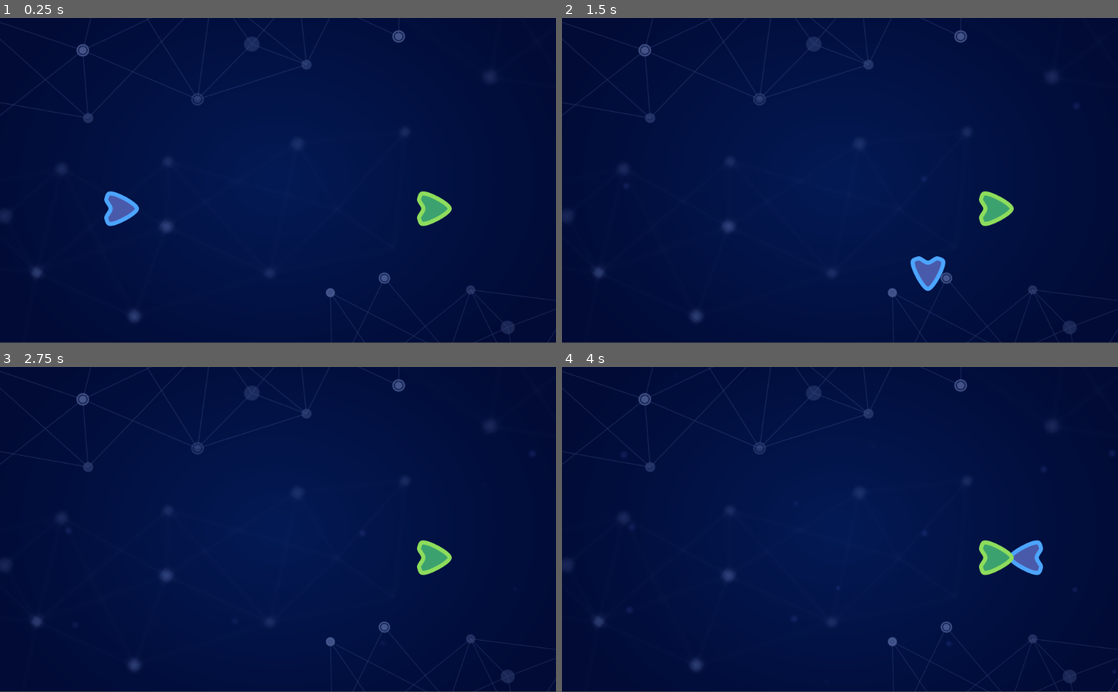
Above: before the commit, frames 1-4 (two rows, left to right).
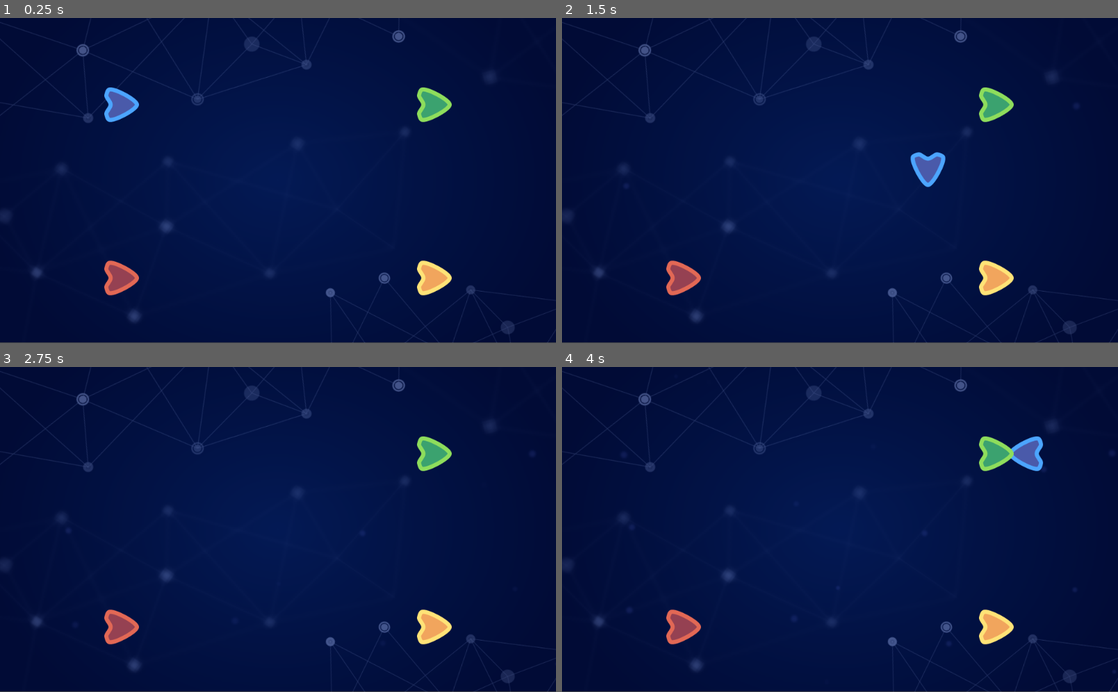
Above: after the commit, the same moments.

Repository: gdquest-demos/godot-mini-tuts-demos
Game: Godot game, scene res://Screens/Demo.tscn
The game is run twice, just before and just after one commit, with the same random seed, the same clock (stepped at 60 frames per second) and the same inputs.
Inputs:
- Up to frame 1 (0.25 s): no input
- Up to frame 2 (1.5 s): tap Enter at 0.5 s; hold D (move_right) 0.53-1.28 s; hold S (move_down) from 1.28 s (still down)
- Up to frame 3 (2.75 s): release S (move_down) at 2.03 s; hold D (move_right) from 2.03 s (still down)
- Up to frame 4 (4 s): release D (move_right) at 2.78 s; hold W (move_up) 2.78-3.53 s; tap Space at 3.5 s; hold A (move_left) from 3.53 s (still down)

The runs differ from the first frame. In frame 1, 2.8% of the frame differs, in the area x 18-82%, y 21-86%; in frame 2, 2.8%; in frame 3, 1.9%; in frame 4, 2.8%.

Commit message:
Simplify player class and add four players approach
Also simplify demo scene to instance Player instead of having a PlayerTwo scene

Diff:
--- a/2d/local-multiplayer-input/Actors/Actor.gd
+++ b/2d/local-multiplayer-input/Actors/Actor.gd
@@ -1,4 +1,5 @@
 extends Sprite
+class_name Actor
 
 
 export var speed := 600.0
--- a/2d/local-multiplayer-input/Actors/Player/Player.gd
+++ b/2d/local-multiplayer-input/Actors/Player/Player.gd
@@ -1,4 +1,4 @@
-extends Node2D
+extends Actor
 
 
 export var move_right_action := "move_right"
@@ -6,7 +6,6 @@
 export var move_down_action := "move_down"
 export var move_up_action := "move_up"
 
-onready var _actor := $Actor
 
 func _unhandled_input(event: InputEvent) -> void:
 	if event.is_action_type():
@@ -14,5 +13,5 @@
 
 
 func update_actor_direction() -> void:
-	_actor.direction.x = Input.get_action_strength(move_right_action) - Input.get_action_strength(move_left_action)
-	_actor.direction.y = Input.get_action_strength(move_down_action) - Input.get_action_strength(move_up_action)
+	direction.x = Input.get_action_strength(move_right_action) - Input.get_action_strength(move_left_action)
+	direction.y = Input.get_action_strength(move_down_action) - Input.get_action_strength(move_up_action)
--- a/2d/local-multiplayer-input/Actors/Player/Player.tscn
+++ b/2d/local-multiplayer-input/Actors/Player/Player.tscn
@@ -3,7 +3,5 @@
 [ext_resource path="res://Actors/Actor.tscn" type="PackedScene" id=1]
 [ext_resource path="res://Actors/Player/Player.gd" type="Script" id=4]
 
-[node name="Player" type="Node2D"]
+[node name="Player" instance=ExtResource( 1 )]
 script = ExtResource( 4 )
-
-[node name="Actor" parent="." instance=ExtResource( 1 )]
--- a/2d/local-multiplayer-input/Actors/Player/PlayerTwo.tscn
+++ /dev/null
@@ -1,13 +0,0 @@
-[gd_scene load_steps=3 format=2]
-
-[ext_resource path="res://Actors/Player/Player.tscn" type="PackedScene" id=1]
-[ext_resource path="res://Actors/Player/topdown-player-two.svg" type="Texture" id=2]
-
-[node name="PlayerTwo" instance=ExtResource( 1 )]
-move_right_action = "move_right2"
-move_left_action = "move_left2"
-move_down_action = "move_down2"
-move_up_action = "move_up2"
-
-[node name="Actor" parent="." index="0"]
-texture = ExtResource( 2 )
--- /dev/null
+++ b/2d/local-multiplayer-input/Actors/Player/topdown-player-four.svg
@@ -0,0 +1,65 @@
+<?xml version="1.0" encoding="UTF-8" standalone="no"?>
+<svg
+   xmlns:dc="http://purl.org/dc/elements/1.1/"
+   xmlns:cc="http://creativecommons.org/ns#"
+   xmlns:rdf="http://www.w3.org/1999/02/22-rdf-syntax-ns#"
+   xmlns:svg="http://www.w3.org/2000/svg"
+   xmlns="http://www.w3.org/2000/svg"
+   xmlns:sodipodi="http://sodipodi.sourceforge.net/DTD/sodipodi-0.dtd"
+   xmlns:inkscape="http://www.inkscape.org/namespaces/inkscape"
+   sodipodi:docname="topdown-player-four.svg"
+   inkscape:version="1.0 (4035a4fb49, 2020-05-01)"
+   id="svg8"
+   version="1.1"
+   viewBox="0 0 64 64"
+   height="64"
+   width="64">
+  <defs
+     id="defs2" />
+  <sodipodi:namedview
+     inkscape:document-rotation="0"
+     inkscape:window-maximized="1"
+     inkscape:window-y="25"
+     inkscape:window-x="0"
+     inkscape:window-height="1026"
+     inkscape:window-width="1920"
+     units="px"
+     showgrid="false"
+     inkscape:current-layer="layer1"
+     inkscape:document-units="px"
+     inkscape:cy="130.52841"
+     inkscape:cx="-6.6313553"
+     inkscape:zoom="0.98994949"
+     inkscape:pageshadow="2"
+     inkscape:pageopacity="0"
+     borderopacity="1.0"
+     bordercolor="#666666"
+     pagecolor="#282828"
+     id="base" />
+  <metadata
+     id="metadata5">
+    <rdf:RDF>
+      <cc:Work
+         rdf:about="">
+        <dc:format>image/svg+xml</dc:format>
+        <dc:type
+           rdf:resource="http://purl.org/dc/dcmitype/StillImage" />
+        <dc:title></dc:title>
+      </cc:Work>
+    </rdf:RDF>
+  </metadata>
+  <g
+     transform="translate(6.5092746e-5,-1011.2497)"
+     id="layer1"
+     inkscape:groupmode="layer"
+     inkscape:label="Layer 1">
+    <path
+       style="opacity:1;fill:#f2a65e;fill-opacity:1;stroke:#ffe478;stroke-width:7.574;stroke-linecap:square;stroke-linejoin:miter;stroke-miterlimit:4;stroke-dasharray:none;stroke-dashoffset:0;stroke-opacity:1;paint-order:fill markers stroke"
+       inkscape:transform-center-x="-1.595264"
+       inkscape:transform-center-y="0.80728932"
+       d="m 8.5270859,1070.8797 c -2.0674938,-1.1051 -3.6179975,-4.8351 -4.6517446,-9.8775 -1.033747,-5.0425 7.8640037,-11.3974 7.8640037,-17.7522 0,-6.3548 -8.8977507,-12.7096 -7.8640037,-17.7521 1.0337471,-5.0424 2.5842508,-8.7724 4.6517446,-9.8776 8.2697431,-4.4209 51.6858731,18.7881 51.6858731,27.6297 0,8.8415 -43.41613,32.0505 -51.6858731,27.6297 z"
+       id="path2602"
+       inkscape:connector-curvature="0"
+       sodipodi:nodetypes="sscscss" />
+  </g>
+</svg>
--- /dev/null
+++ b/2d/local-multiplayer-input/Actors/Player/topdown-player-three.svg
@@ -0,0 +1,65 @@
+<?xml version="1.0" encoding="UTF-8" standalone="no"?>
+<svg
+   xmlns:dc="http://purl.org/dc/elements/1.1/"
+   xmlns:cc="http://creativecommons.org/ns#"
+   xmlns:rdf="http://www.w3.org/1999/02/22-rdf-syntax-ns#"
+   xmlns:svg="http://www.w3.org/2000/svg"
+   xmlns="http://www.w3.org/2000/svg"
+   xmlns:sodipodi="http://sodipodi.sourceforge.net/DTD/sodipodi-0.dtd"
+   xmlns:inkscape="http://www.inkscape.org/namespaces/inkscape"
+   width="64"
+   height="64"
+   viewBox="0 0 64 64"
+   version="1.1"
+   id="svg8"
+   inkscape:version="1.0 (4035a4fb49, 2020-05-01)"
+   sodipodi:docname="topdown-player-three.svg">
+  <defs
+     id="defs2" />
+  <sodipodi:namedview
+     id="base"
+     pagecolor="#282828"
+     bordercolor="#666666"
+     borderopacity="1.0"
+     inkscape:pageopacity="0"
+     inkscape:pageshadow="2"
+     inkscape:zoom="0.98994949"
+     inkscape:cx="-6.6313553"
+     inkscape:cy="130.52841"
+     inkscape:document-units="px"
+     inkscape:current-layer="layer1"
+     showgrid="false"
+     units="px"
+     inkscape:window-width="1920"
+     inkscape:window-height="1026"
+     inkscape:window-x="0"
+     inkscape:window-y="25"
+     inkscape:window-maximized="1"
+     inkscape:document-rotation="0" />
+  <metadata
+     id="metadata5">
+    <rdf:RDF>
+      <cc:Work
+         rdf:about="">
+        <dc:format>image/svg+xml</dc:format>
+        <dc:type
+           rdf:resource="http://purl.org/dc/dcmitype/StillImage" />
+        <dc:title />
+      </cc:Work>
+    </rdf:RDF>
+  </metadata>
+  <g
+     inkscape:label="Layer 1"
+     inkscape:groupmode="layer"
+     id="layer1"
+     transform="translate(6.5092746e-5,-1011.2497)">
+    <path
+       sodipodi:nodetypes="sscscss"
+       inkscape:connector-curvature="0"
+       id="path2602"
+       d="m 8.5270859,1070.8797 c -2.0674938,-1.1051 -3.6179975,-4.8351 -4.6517446,-9.8775 -1.033747,-5.0425 7.8640037,-11.3974 7.8640037,-17.7522 0,-6.3548 -8.8977507,-12.7096 -7.8640037,-17.7521 1.0337471,-5.0424 2.5842508,-8.7724 4.6517446,-9.8776 8.2697431,-4.4209 51.6858731,18.7881 51.6858731,27.6297 0,8.8415 -43.41613,32.0505 -51.6858731,27.6297 z"
+       inkscape:transform-center-y="0.80728932"
+       inkscape:transform-center-x="-1.595264"
+       style="opacity:1;fill:#964253;fill-opacity:1;stroke:#e36956;stroke-width:7.574;stroke-linecap:square;stroke-linejoin:miter;stroke-miterlimit:4;stroke-dasharray:none;stroke-dashoffset:0;stroke-opacity:1;paint-order:fill markers stroke" />
+  </g>
+</svg>
--- a/2d/local-multiplayer-input/Levels/Level.tscn
+++ b/2d/local-multiplayer-input/Levels/Level.tscn
@@ -1,15 +1,38 @@
-[gd_scene load_steps=4 format=2]
+[gd_scene load_steps=6 format=2]
 
 [ext_resource path="res://Levels/Background/Demo2DBackground.tscn" type="PackedScene" id=1]
-[ext_resource path="res://Actors/Player/Player.tscn" type="PackedScene" id=2]
-[ext_resource path="res://Actors/Player/PlayerTwo.tscn" type="PackedScene" id=3]
+[ext_resource path="res://Actors/Player/topdown-player-two.svg" type="Texture" id=2]
+[ext_resource path="res://Actors/Player/Player.tscn" type="PackedScene" id=3]
+[ext_resource path="res://Actors/Player/topdown-player-four.svg" type="Texture" id=4]
+[ext_resource path="res://Actors/Player/topdown-player-three.svg" type="Texture" id=5]
 
 [node name="Level" type="Node2D"]
 
 [node name="ParallaxBackground" parent="." instance=ExtResource( 1 )]
 
-[node name="PlayerOne" parent="." instance=ExtResource( 2 )]
-position = Vector2( 224, 352 )
+[node name="Player1" parent="." instance=ExtResource( 3 )]
+position = Vector2( 224, 160 )
 
-[node name="PlayerTwo" parent="." instance=ExtResource( 3 )]
-position = Vector2( 800, 352 )
+[node name="Player2" parent="." instance=ExtResource( 3 )]
+position = Vector2( 800, 160 )
+texture = ExtResource( 2 )
+move_right_action = "move_right2"
+move_left_action = "move_left2"
+move_down_action = "move_down2"
+move_up_action = "move_up2"
+
+[node name="Player3" parent="." instance=ExtResource( 3 )]
+position = Vector2( 224, 480 )
+texture = ExtResource( 5 )
+move_right_action = "move_right3"
+move_left_action = "move_left3"
+move_down_action = "move_down3"
+move_up_action = "move_up3"
+
+[node name="Player4" parent="." instance=ExtResource( 3 )]
+position = Vector2( 800, 480 )
+texture = ExtResource( 4 )
+move_right_action = "move_right4"
+move_left_action = "move_left4"
+move_down_action = "move_down4"
+move_up_action = "move_up4"
--- a/2d/local-multiplayer-input/project.godot
+++ b/2d/local-multiplayer-input/project.godot
@@ -8,9 +8,14 @@
 
 config_version=4
 
-_global_script_classes=[  ]
+_global_script_classes=[ {
+"base": "Sprite",
+"class": "Actor",
+"language": "GDScript",
+"path": "res://Actors/Actor.gd"
+} ]
 _global_script_class_icons={
-
+"Actor": ""
 }
 
 [application]
@@ -61,6 +66,46 @@
 "events": [ Object(InputEventKey,"resource_local_to_scene":false,"resource_name":"","device":0,"alt":false,"shift":false,"control":false,"meta":false,"command":false,"pressed":false,"scancode":16777234,"unicode":0,"echo":false,"script":null)
  ]
 }
+move_left3={
+"deadzone": 0.5,
+"events": [ Object(InputEventKey,"resource_local_to_scene":false,"resource_name":"","device":0,"alt":false,"shift":false,"control":false,"meta":false,"command":false,"pressed":false,"scancode":74,"unicode":0,"echo":false,"script":null)
+ ]
+}
+move_right3={
+"deadzone": 0.5,
+"events": [ Object(InputEventKey,"resource_local_to_scene":false,"resource_name":"","device":0,"alt":false,"shift":false,"control":false,"meta":false,"command":false,"pressed":false,"scancode":76,"unicode":0,"echo":false,"script":null)
+ ]
+}
+move_up3={
+"deadzone": 0.5,
+"events": [ Object(InputEventKey,"resource_local_to_scene":false,"resource_name":"","device":0,"alt":false,"shift":false,"control":false,"meta":false,"command":false,"pressed":false,"scancode":73,"unicode":0,"echo":false,"script":null)
+ ]
+}
+move_down3={
+"deadzone": 0.5,
+"events": [ Object(InputEventKey,"resource_local_to_scene":false,"resource_name":"","device":0,"alt":false,"shift":false,"control":false,"meta":false,"command":false,"pressed":false,"scancode":75,"unicode":0,"echo":false,"script":null)
+ ]
+}
+move_left4={
+"deadzone": 0.5,
+"events": [ Object(InputEventKey,"resource_local_to_scene":false,"resource_name":"","device":0,"alt":false,"shift":false,"control":false,"meta":false,"command":false,"pressed":false,"scancode":16777354,"unicode":0,"echo":false,"script":null)
+ ]
+}
+move_right4={
+"deadzone": 0.5,
+"events": [ Object(InputEventKey,"resource_local_to_scene":false,"resource_name":"","device":0,"alt":false,"shift":false,"control":false,"meta":false,"command":false,"pressed":false,"scancode":16777356,"unicode":0,"echo":false,"script":null)
+ ]
+}
+move_up4={
+"deadzone": 0.5,
+"events": [ Object(InputEventKey,"resource_local_to_scene":false,"resource_name":"","device":0,"alt":false,"shift":false,"control":false,"meta":false,"command":false,"pressed":false,"scancode":16777358,"unicode":0,"echo":false,"script":null)
+ ]
+}
+move_down4={
+"deadzone": 0.5,
+"events": [ Object(InputEventKey,"resource_local_to_scene":false,"resource_name":"","device":0,"alt":false,"shift":false,"control":false,"meta":false,"command":false,"pressed":false,"scancode":16777355,"unicode":0,"echo":false,"script":null)
+ ]
+}
 
 [rendering]
 
Not shown, added: 2d/local-multiplayer-input/Actors/Player/topdown-player-four.svg.import
Not shown, added: 2d/local-multiplayer-input/Actors/Player/topdown-player-three.svg.import
